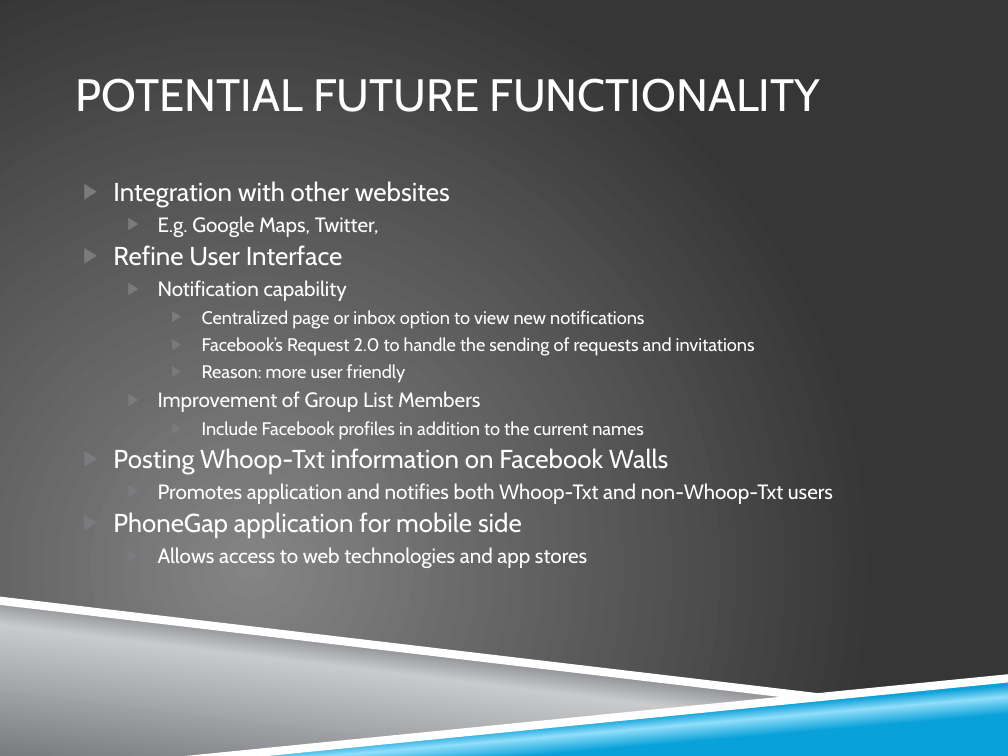
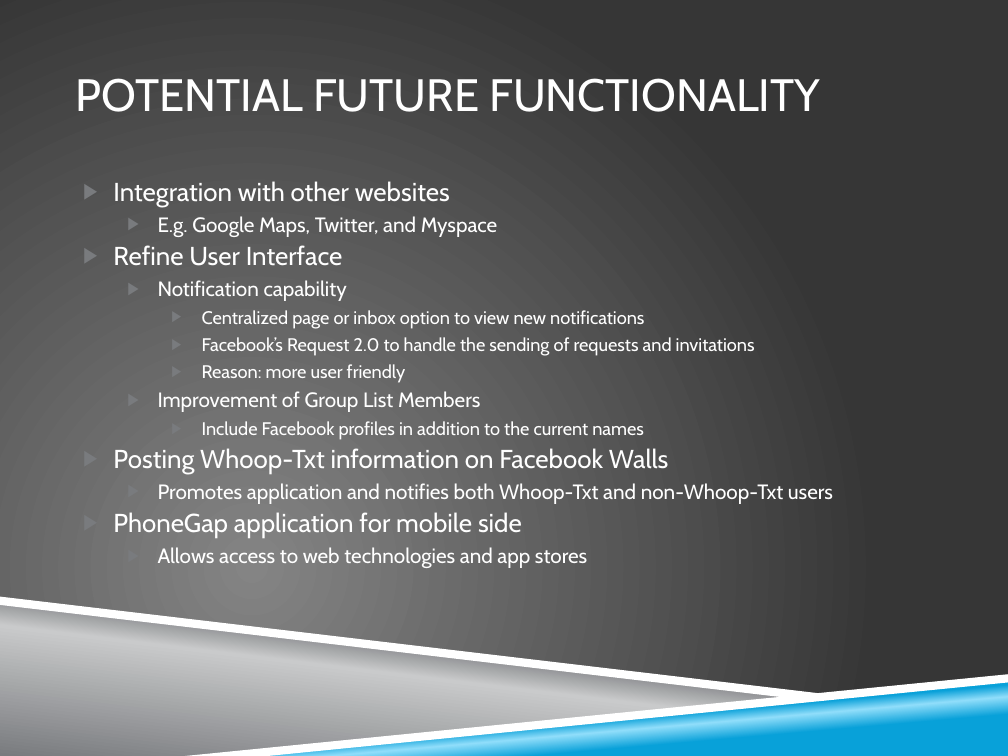
Before and after one commit to zkhalapyan/whoop-txt, a slide deck: slide 22 of doc/final_presentation.pptx (slide 19 before the commit). Drawn at 1008x756 pixels with LibreOffice and Linux fonts; fonts in the diff are those of the drawing; background and template pictures are left out. Boxes give left, top, right and bottom in pixels: in the first picture for what was removed or moved away, otherwise in the second. Text is boxed around its words. In the diff, an @@ line names an element or a change of style, - is before the commit and + after.

```diff
--- a/doc/final_presentation.pptx
+++ b/doc/final_presentation.pptx
@@ text at (158,216,497,237): text changed @@
-  ▶ E.g. Google Maps, Twitter,
+  ▶ E.g. Google Maps, Twitter, and Myspace
```
Also in this commit, not shown: 9 other slides changed, 3 slides added.
